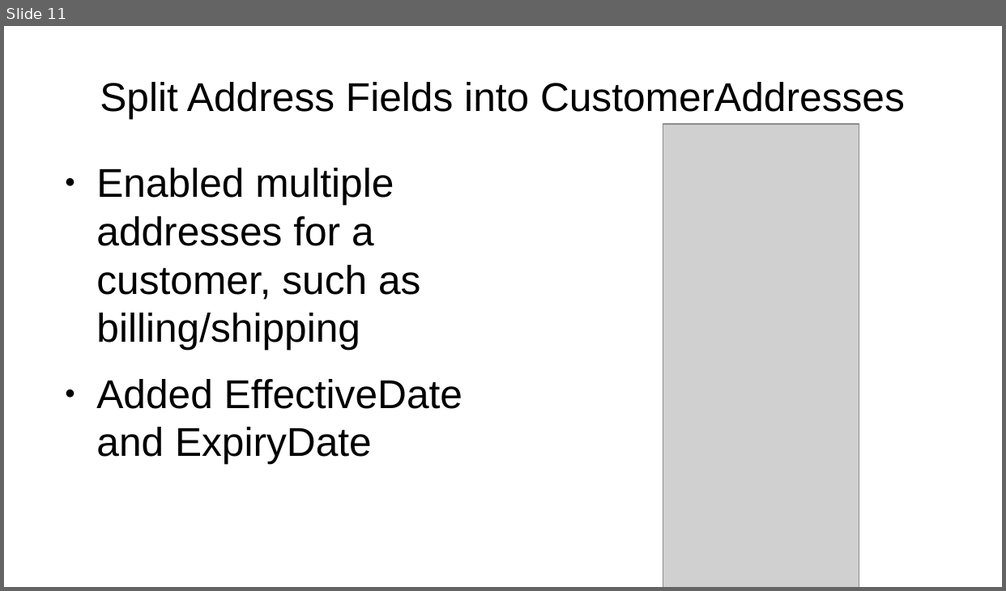
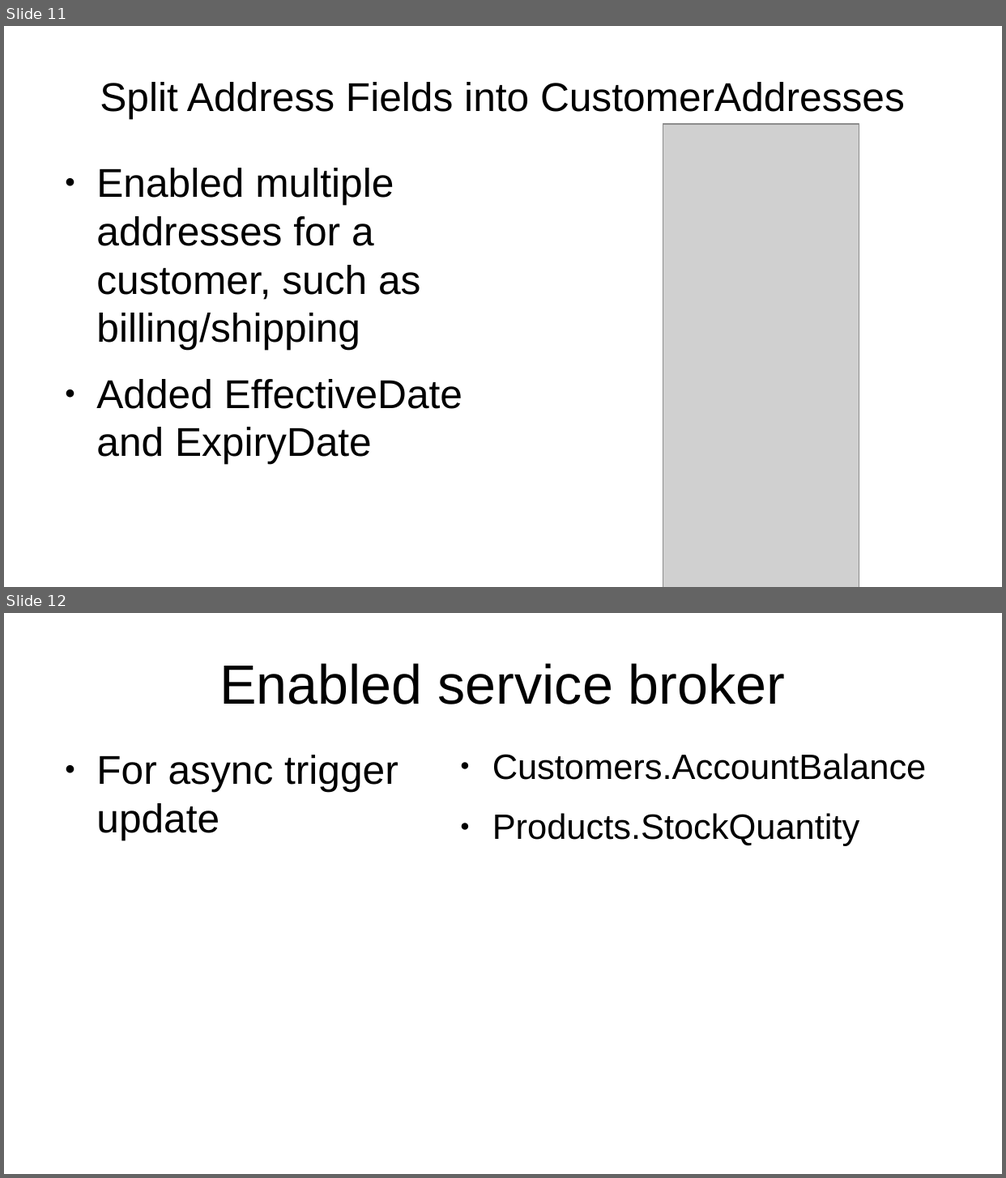
Before and after one commit to philchan2008/customerOrderDatabase, a slide deck: Presentation.odp. Shown one above the other, each under a label of ours: slide 11 before the commit, slides 11 and 12 after it. The pictures are 1006x591 and 1006x1178 pixels, drawn with LibreOffice and Linux fonts; fonts in the diff are those of the drawing; grey boxes stand for pictures. Boxes give left, top, right and bottom in pixels: in the first picture for what was removed or moved away, otherwise in the second. Text is boxed around its words. In the diff, an @@ line names an element or a change of style, - is before the commit and + after.

Commit message:
* updated content

```diff
--- a/Presentation.odp
+++ b/Presentation.odp
@@ slide 12 added at [4, 613, 1002, 1174], background #FFFFFF @@
@@ title added at [219, 663, 786, 705], 44 pt, text #000000 @@
+Enabled service broker
@@ text added at [96, 755, 398, 840], 32 pt, text #000000 @@
+● For async trigger update
@@ text added at [492, 753, 927, 846], 28 pt, text #000000 @@
+● Customers.AccountBalance
+● Products.StockQuantity
```
